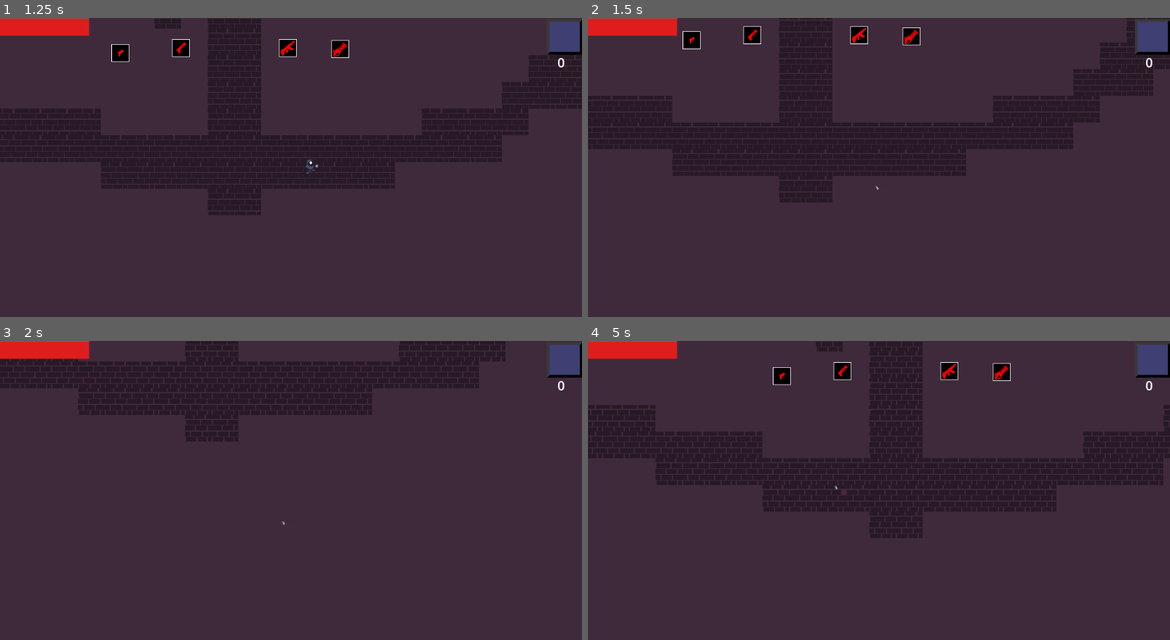
Above: before the commit, frames 1-4 (two rows, left to right).
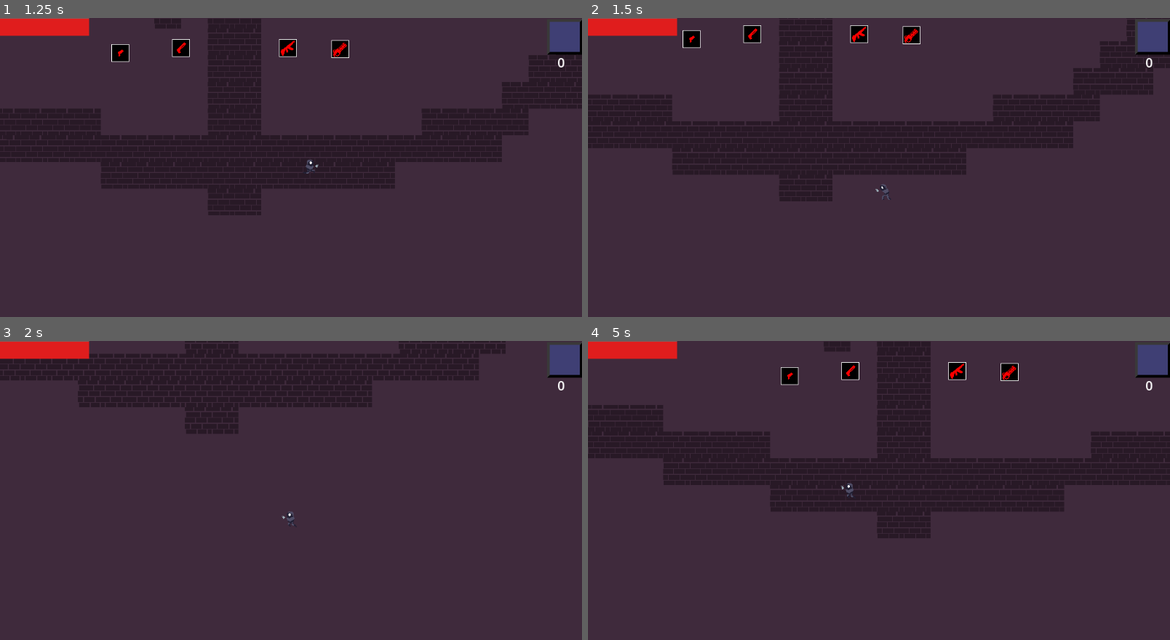
Above: after the commit, the same moments.

Repository: EthanPKittell/new-game-3-16-24
Game: Godot game, scene res://Scenes/World.tscn
The game is run twice, just before and just after one commit, with the same random seed, the same clock (stepped at 60 frames per second) and the same inputs.
Inputs (mouse positions are in pixels of both pictures, inside the frame that each line leads up to):
- Up to frame 1 (1.25 s): tap Enter (ui_accept) at 0.5, 0.77 s; move the mouse to (419, 152) at 0.52 s; press the mouse at (419, 152) at 0.53 s; hold D (MOVE_RIGHT) from 0.53 s (still down)
- Up to frame 2 (1.5 s): move the mouse to (762, 182) at 1.27 s; release D (MOVE_RIGHT) at 1.28 s; release the mouse at (762, 182) at 1.28 s; hold S (MOVE_DOWN) from 1.28 s (still down); tap Space (ROLL_BUTTON) at 1.35 s
- Up to frame 3 (2 s): keep holding S (MOVE_DOWN); tap Enter (ui_accept) at 1.52 s
- Up to frame 4 (5 s): move the mouse to (937, 424) at 2.02 s; release S (MOVE_DOWN) at 2.03 s; press the mouse at (937, 424) at 2.03 s; hold D (MOVE_RIGHT) 2.03-2.78 s; move the mouse to (849, 550) at 2.77 s; release the mouse at (849, 550) at 2.78 s; hold W (MOVE_UP) 2.78-3.53 s; tap Space (ROLL_BUTTON) at 2.85, 4.35 s; click (849, 550) at 2.92 s; tap Enter (ui_accept) at 3.02, 3.77, 4.52 s; move the mouse to (1053, 535) at 3.52 s; press the mouse at (1053, 535) at 3.53 s; hold A (MOVE_LEFT) from 3.53 s (still down); move the mouse to (704, 445) at 4.27 s; release the mouse at (704, 445) at 4.28 s

Frame 1 is identical in both runs. In frame 2, 0.3% of the frame differs, in the area x 16-58%, y 2-61%; in frame 3, less than 0.1%; in frame 4, 0.9%, in the area x 31-74%, y 7-53%.

Commit message:
Updated Roll mechanics + animation
Added animation for roll and tuned the roll to cover more ground

Diff:
--- a/Scenes/Player.tscn
+++ b/Scenes/Player.tscn
@@ -15,7 +15,9 @@
 
 [node name="AnimatedSprite2D" type="AnimatedSprite2D" parent="."]
 sprite_frames = ExtResource("4_tu2if")
-animation = &"player_idle"
+animation = &"player_roll"
+frame = 5
+frame_progress = 1.0
 
 [node name="CollisionShape2D" type="CollisionShape2D" parent="."]
 scale = Vector2(2, 2)
@@ -34,6 +36,7 @@
 
 [node name="RollActive" type="Timer" parent="."]
 
+[connection signal="animation_finished" from="AnimatedSprite2D" to="." method="_on_animated_sprite_2d_animation_finished"]
 [connection signal="timeout" from="Timer" to="." method="_on_timer_timeout"]
 [connection signal="area_entered" from="Hurtbox" to="." method="_on_hurtbox_area_entered"]
 [connection signal="timeout" from="RollActive" to="." method="_on_roll_active_timeout"]
--- a/Scenes/player_animation.tres
+++ b/Scenes/player_animation.tres
@@ -1,16 +1,36 @@
-[gd_resource type="SpriteFrames" load_steps=11 format=3 uid="uid://b3ptis5ga616i"]
+[gd_resource type="SpriteFrames" load_steps=16 format=3 uid="uid://b3ptis5ga616i"]
 
 [ext_resource type="Texture2D" uid="uid://toer8ga83yfy" path="res://Game assets for demo/player_idle.png" id="1_81hlx"]
 [ext_resource type="Texture2D" uid="uid://bv1m1jx35kngb" path="res://Game assets for demo/player_run.png" id="2_8mt20"]
-[ext_resource type="Texture2D" uid="uid://ddsbt5aah6kci" path="res://Game assets for demo/PlayerRollingTEMP.png" id="2_huk0t"]
+[ext_resource type="Texture2D" uid="uid://dser2h4ullt3c" path="res://Game assets for demo/player_roll.png" id="2_wpn7c"]
 
 [sub_resource type="AtlasTexture" id="AtlasTexture_4k666"]
 atlas = ExtResource("1_81hlx")
 region = Rect2(0, 0, 32, 32)
 
-[sub_resource type="AtlasTexture" id="AtlasTexture_4yga4"]
-atlas = ExtResource("2_huk0t")
+[sub_resource type="AtlasTexture" id="AtlasTexture_cx4xv"]
+atlas = ExtResource("2_wpn7c")
 region = Rect2(0, 0, 32, 32)
+
+[sub_resource type="AtlasTexture" id="AtlasTexture_4712h"]
+atlas = ExtResource("2_wpn7c")
+region = Rect2(32, 0, 32, 32)
+
+[sub_resource type="AtlasTexture" id="AtlasTexture_spkkl"]
+atlas = ExtResource("2_wpn7c")
+region = Rect2(64, 0, 32, 32)
+
+[sub_resource type="AtlasTexture" id="AtlasTexture_sqgw3"]
+atlas = ExtResource("2_wpn7c")
+region = Rect2(96, 0, 32, 32)
+
+[sub_resource type="AtlasTexture" id="AtlasTexture_g30lx"]
+atlas = ExtResource("2_wpn7c")
+region = Rect2(128, 0, 32, 32)
+
+[sub_resource type="AtlasTexture" id="AtlasTexture_6lryx"]
+atlas = ExtResource("2_wpn7c")
+region = Rect2(160, 0, 32, 32)
 
 [sub_resource type="AtlasTexture" id="AtlasTexture_gn2xp"]
 atlas = ExtResource("2_8mt20")
@@ -44,11 +64,26 @@
 }, {
 "frames": [{
 "duration": 1.0,
-"texture": SubResource("AtlasTexture_4yga4")
+"texture": SubResource("AtlasTexture_cx4xv")
+}, {
+"duration": 1.0,
+"texture": SubResource("AtlasTexture_4712h")
+}, {
+"duration": 1.0,
+"texture": SubResource("AtlasTexture_spkkl")
+}, {
+"duration": 1.0,
+"texture": SubResource("AtlasTexture_sqgw3")
+}, {
+"duration": 1.0,
+"texture": SubResource("AtlasTexture_g30lx")
+}, {
+"duration": 1.0,
+"texture": SubResource("AtlasTexture_6lryx")
 }],
-"loop": true,
+"loop": false,
 "name": &"player_roll",
-"speed": 5.0
+"speed": 12.0
 }, {
 "frames": [{
 "duration": 1.0,
--- a/Scripts/Player.gd
+++ b/Scripts/Player.gd
@@ -79,7 +79,7 @@
 
 
 	if state == ROLLING:
-		position = position.move_toward(global_position + (rollingVector * 12), delta * 350)
+		position = position.move_toward(global_position + (rollingVector * 100), delta * 400)
 		##explaination for these values the rolling vector multiplication is the target position and the delta mult is acceleration
 
 
@@ -197,4 +197,9 @@
 
 
 func _on_roll_active_timeout() -> void:
+	#state = MOVING
+	pass
+
+
+func _on_animated_sprite_2d_animation_finished() -> void:
 	state = MOVING
Binary file added: Game assets for demo/player_roll.ase
Binary file added: Game assets for demo/player_roll.png
Not shown, added: Game assets for demo/player_roll.png.import
